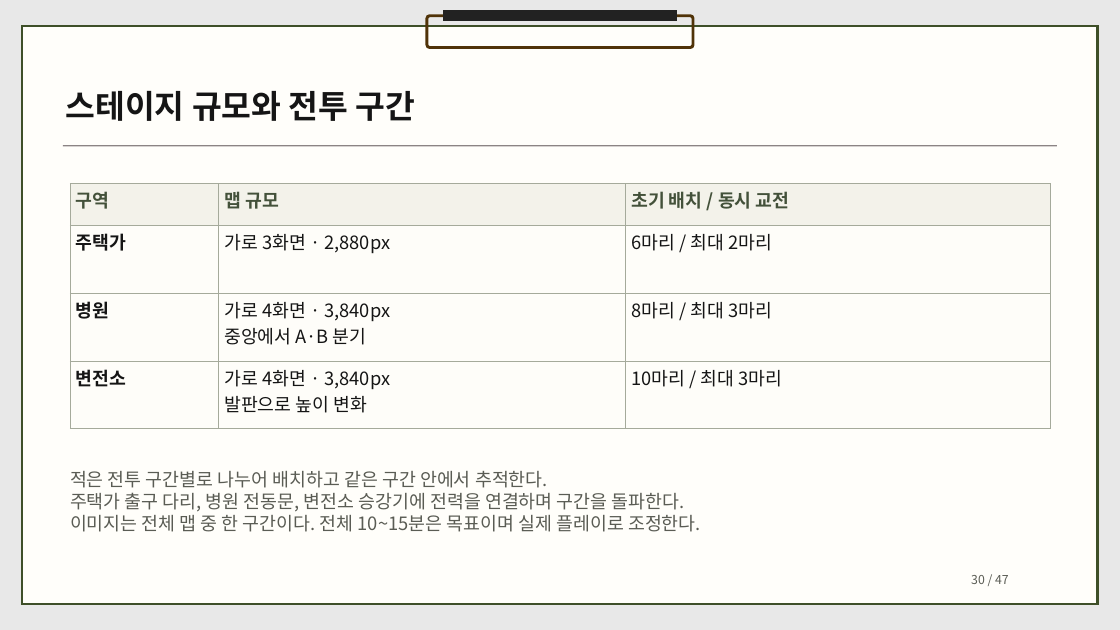
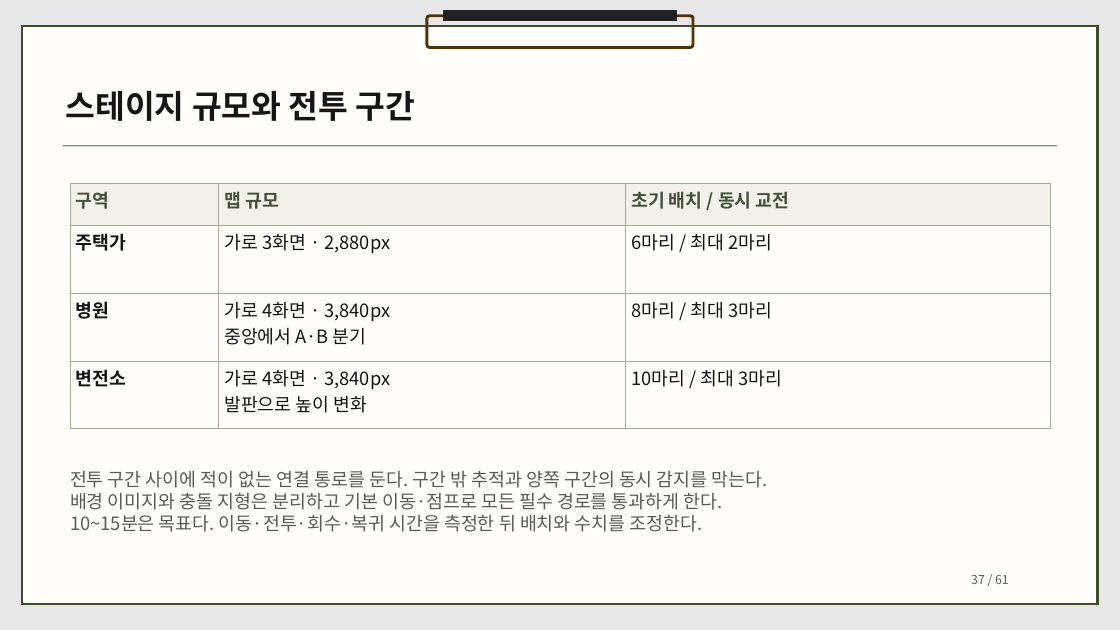
Before and after one commit to dbguswh/2Dgame_project, a slide deck: slide 37 of 2D게임프로그래밍 기획서.pptx (slide 30 before the commit). Drawn at 1120x630 pixels with LibreOffice and Linux fonts; fonts in the diff are those of the drawing. Boxes give left, top, right and bottom in pixels: in the first picture for what was removed or moved away, otherwise in the second. Text is boxed around its words. In the diff, an @@ line names an element or a change of style, - is before the commit and + after.

```diff
--- a/2D게임프로그래밍 기획서.pptx
+++ b/2D게임프로그래밍 기획서.pptx
@@ text at (70, 471, 768, 532): text changed @@
-적은 전투 구간별로 나누어 배치하고 같은 구간 안에서 추적한다.
-주택가 출구 다리, 병원 전동문, 변전소 승강기에 전력을 연결하며 구간을 돌파한다.
-이미지는 전체 맵 중 한 구간이다. 전체 10~15분은 목표이며 실제 플레이로 조정한다.
+전투 구간 사이에 적이 없는 연결 통로를 둔다. 구간 밖 추적과 양쪽 구간의 동시 감지를 막는다.
+배경 이미지와 충돌 지형은 분리하고 기본 이동·점프로 모든 필수 경로를 통과하게 한다.
+10~15분은 목표다. 이동·전투·회수·복귀 시간을 측정한 뒤 배치와 수치를 조정한다.
@@ text at (971, 575, 1009, 584): text changed @@
-30 / 47
+37 / 61
```
Also in this commit, not shown: 45 other slides changed, 14 slides added, 1 other file.
